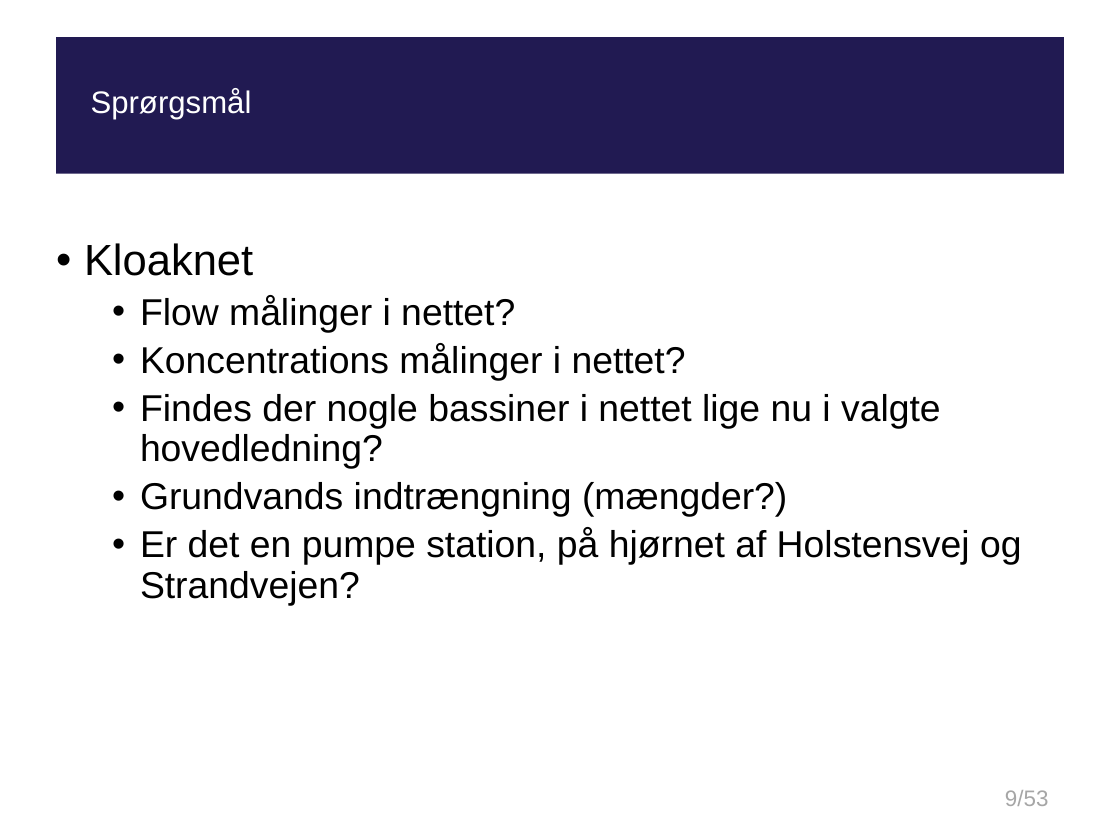
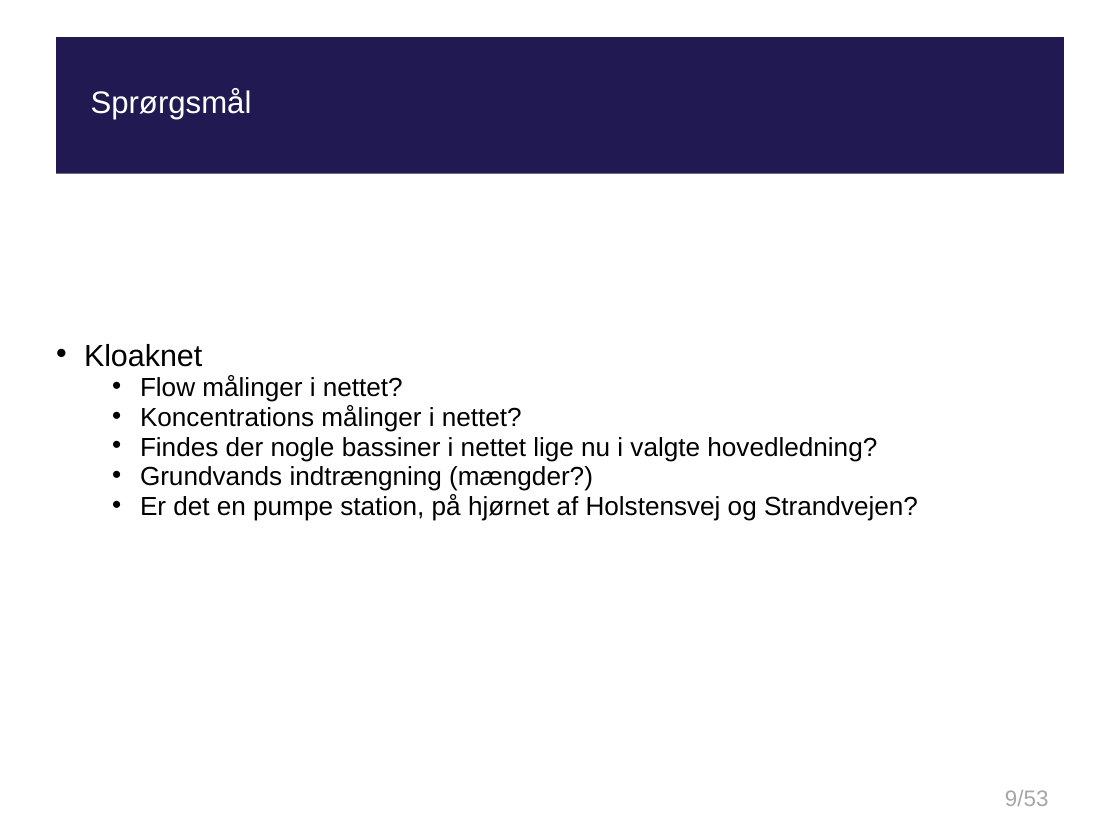
Before and after one commit to tpilga12/P10, a slide deck: slide 9 of Fredericia/presentation/presentation.pptx. Drawn at 1120x840 pixels with LibreOffice and Linux fonts; fonts in the diff are those of the drawing; background and template pictures are left out. Boxes give left, top, right and bottom in pixels: in the first picture for what was removed or moved away, otherwise in the second. Text is boxed around its words. In the diff, an @@ line names an element or a change of style, - is before the commit and + after.

```diff
--- a/Fredericia/presentation/presentation.pptx
+++ b/Fredericia/presentation/presentation.pptx
@@ subtitle "Kloaknet" at box(84, 344, 918, 521): size 28 to 19.6 pt in "Kloaknet"; size 24 to 16.8 pt; line spacing 0.9 to 0.7 @@
```
Also in this commit, not shown: 3 other slides changed.
